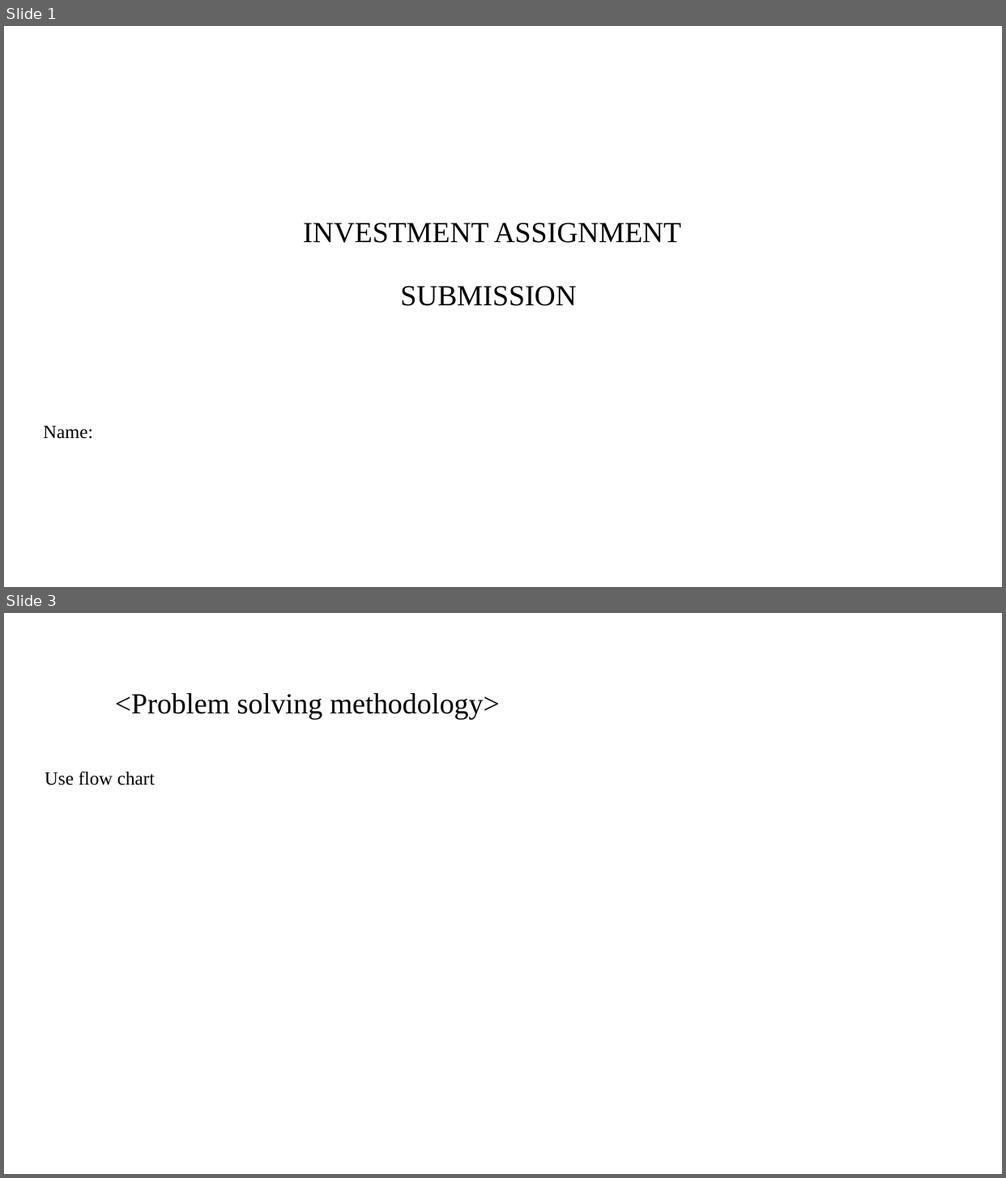
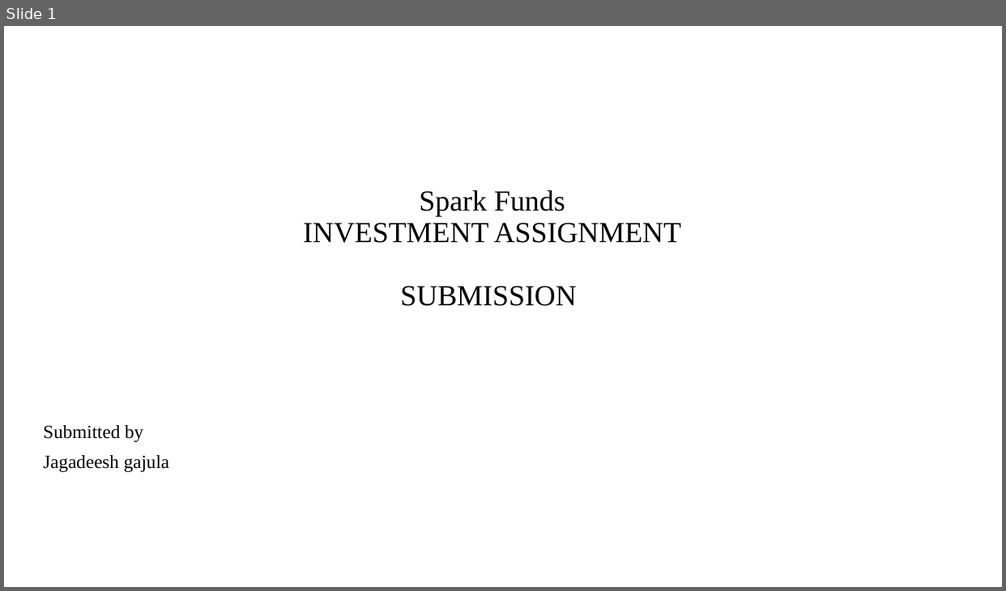
Before and after one commit to jagadeesh-gajula/Sparkfund_investment_analysis, a slide deck: INVEST.pptx. Shown one above the other, each under a label of ours: slides 1 and 3 before the commit, slide 1 after it; the slides between them are not shown. The pictures are 1006x1178 and 1006x591 pixels, drawn with LibreOffice and Linux fonts; fonts in the diff are those of the drawing; background and template pictures are left out. Boxes give left, top, right and bottom in pixels: in the first picture for what was removed or moved away, otherwise in the second. Text is boxed around its words. In the diff, an @@ line names an element or a change of style, - is before the commit and + after.

Commit message:
completed sparkfund analysis

```diff
--- a/INVEST.pptx
+++ b/INVEST.pptx
@@ slide 3 removed at (4, 613, 1002, 1174), background #FFFFFF @@
@@ title removed at (115, 693, 500, 720) @@
-<Problem solving methodology>
@@ text removed at (44, 771, 155, 786) @@
-Use flow chart
@@ slide 1 changed as well @@
@@ title at (303, 190, 681, 306): text changed @@
-INVESTMENT ASSIGNMENT
-SUBMISSION
+Spark Funds
+INVESTMENT ASSIGNMENT
+SUBMISSION
@@ subtitle at (43, 425, 169, 472): text changed @@
-Name:
+Submitted by
+Jagadeesh gajula
```
Also in this commit, not shown: 1 other slide changed, 8 slides added, 7 other slides removed, 4 other files.
